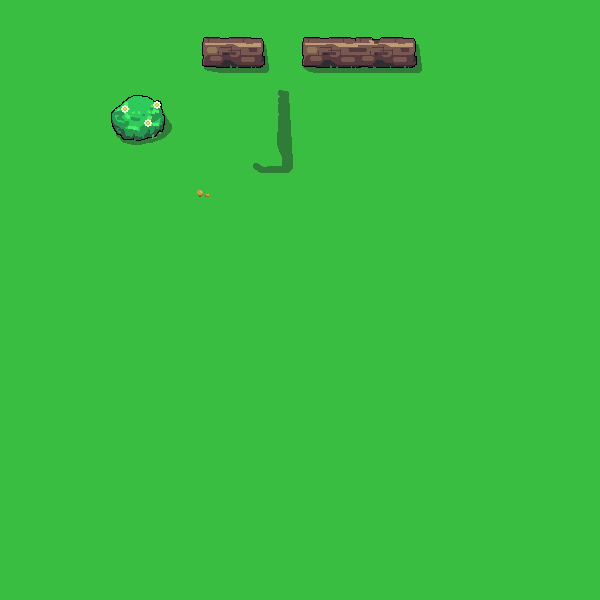
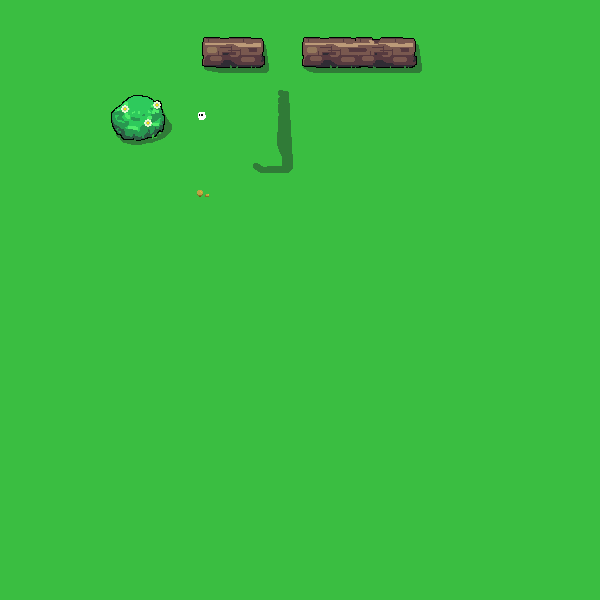
Layered file, before and after one edit (600 x 600). Changes by layer:
painted on "Layer 10" over [198, 112, 206, 120]
